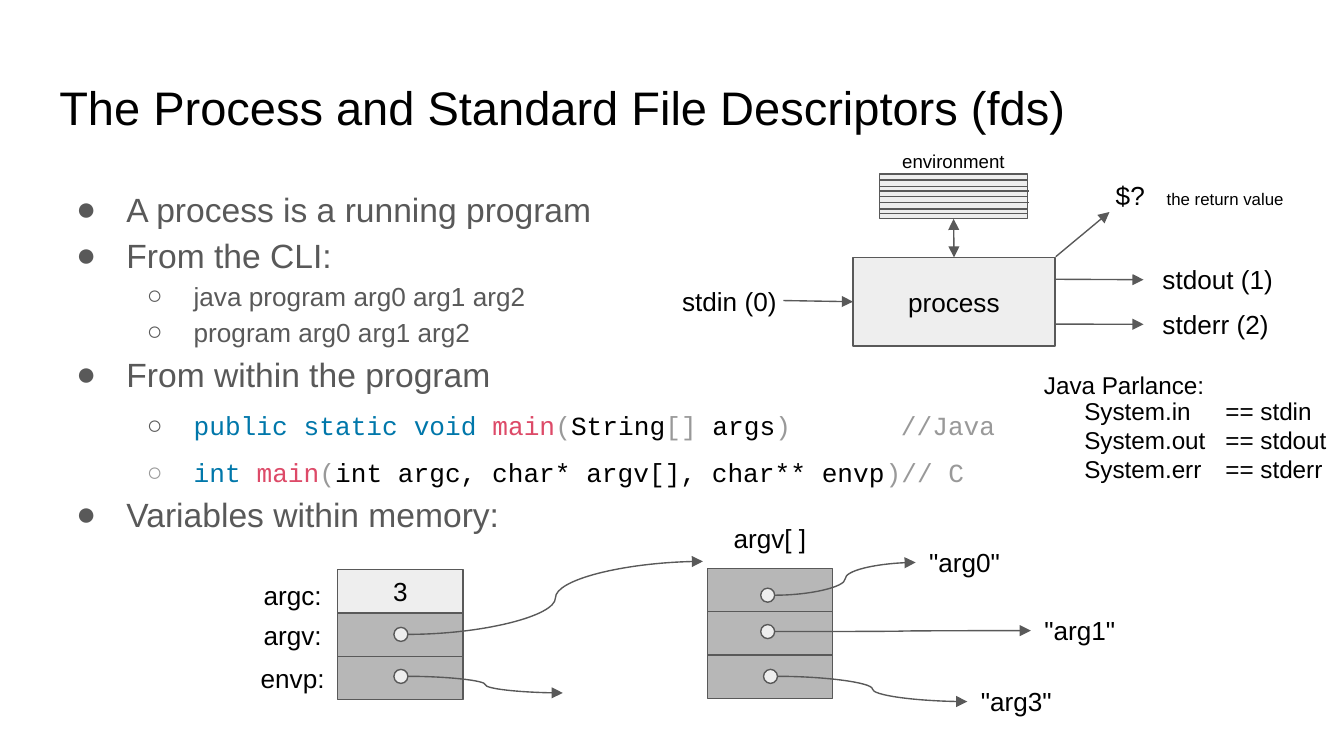
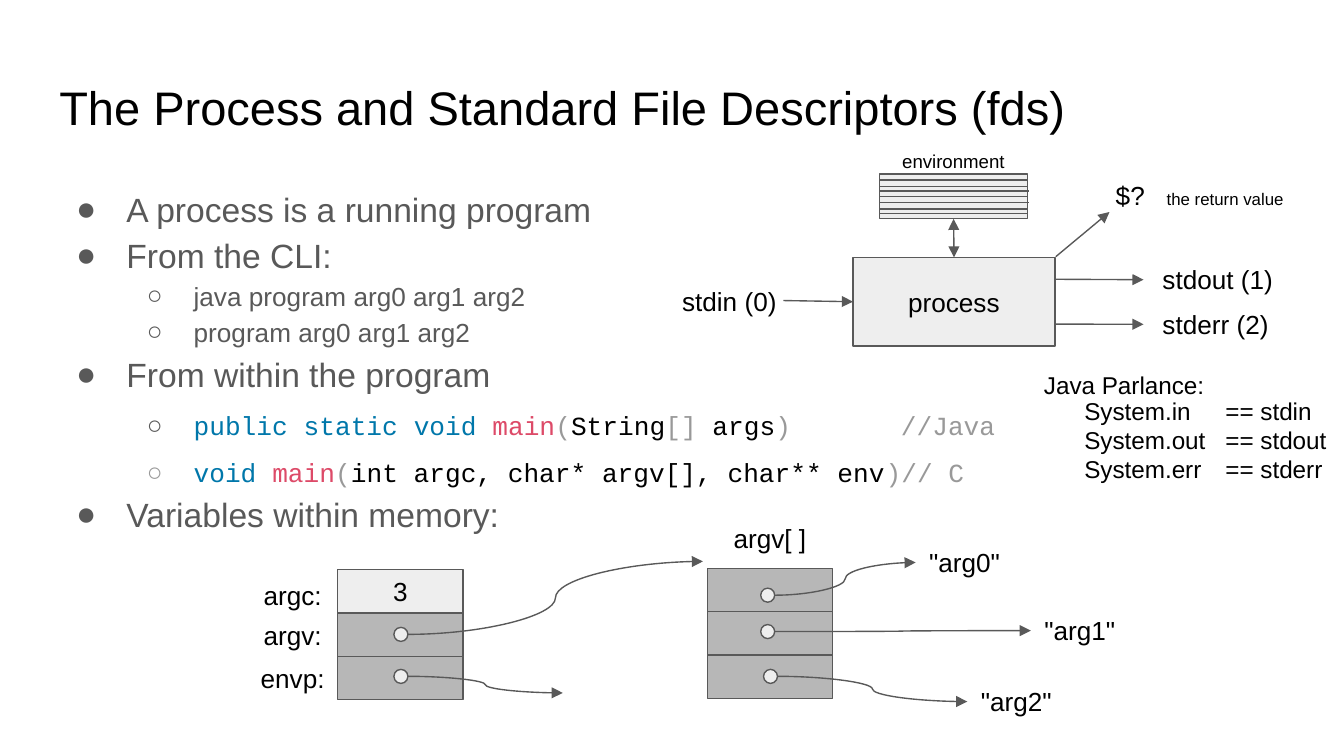
Before and after one commit to COMP122/comp122-s22, a slide deck: slide 1 of models_comp_comm/documents/The Process.pptx. Drawn at 1344x756 pixels with LibreOffice and Linux fonts; fonts in the diff are those of the drawing. Boxes give left, top, right and bottom in pixels: in the first picture for what was removed or moved away, otherwise in the second. Text is boxed around its words. In the diff, an @@ line names an element or a change of style, - is before the commit and + after.

```diff
--- a/models_comp_comm/documents/The Process.pptx
+++ b/models_comp_comm/documents/The Process.pptx
@@ text at [194, 464, 964, 488]: text changed @@
-  ○ int main(int argc, char* argv[], char** envp)// C
+  ○ void main(int argc, char* argv[], char** env)// C
@@ text at [981, 692, 1052, 717]: text changed @@
-"arg3"
+"arg2"
```
Also in this commit, not shown: 7 other slides changed, 4 other files.
